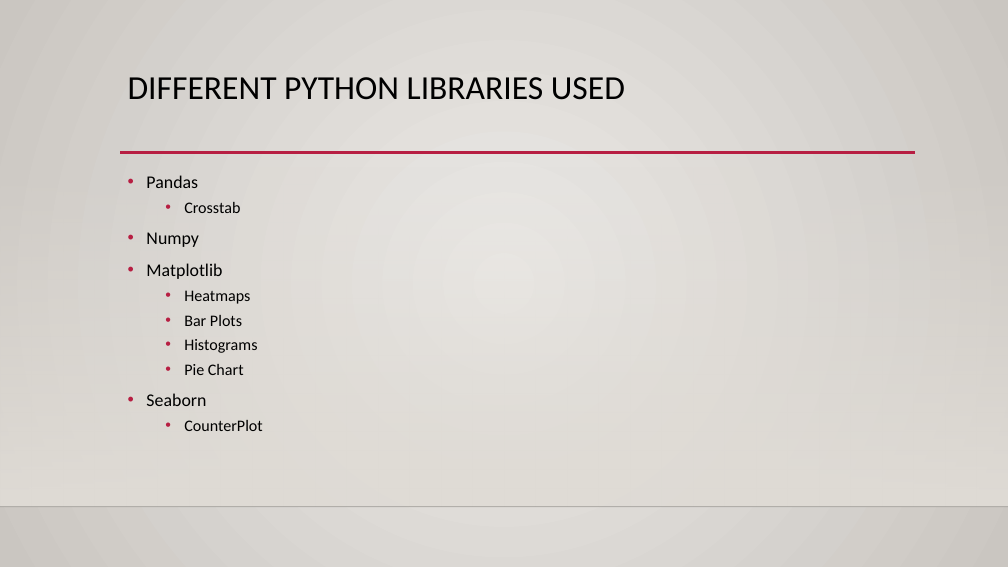
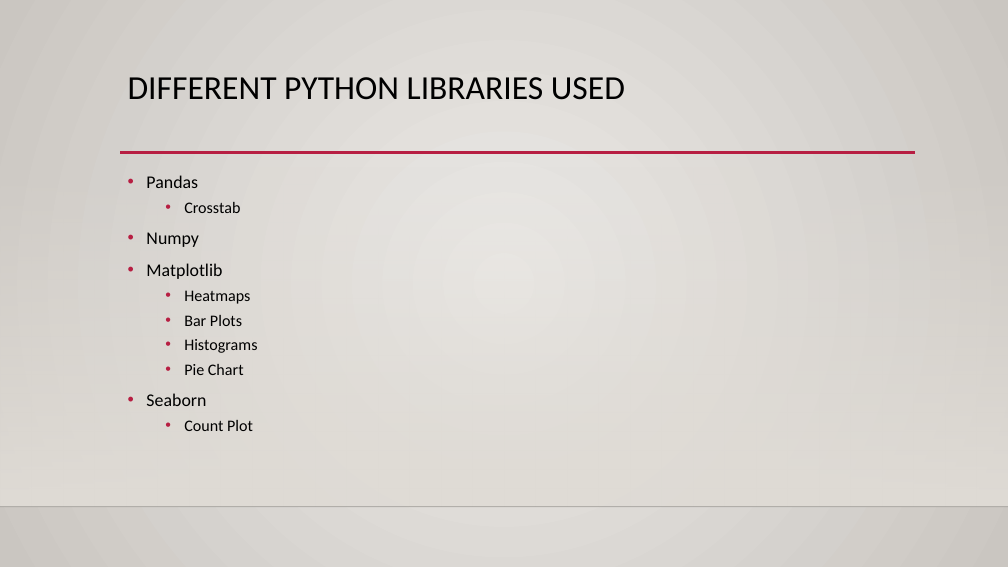
Before and after one commit to jiten-kmar/LendingClubCaseStudy, a slide deck: slide 4 of lending_analysis.pptx. Drawn at 1008x567 pixels with LibreOffice and Linux fonts; fonts in the diff are those of the drawing; background and template pictures are left out. Boxes give left, top, right and bottom in pixels: in the first picture for what was removed or moved away, otherwise in the second. Text is boxed around its words. In the diff, an @@ line names an element or a change of style, - is before the commit and + after.

```diff
--- a/lending_analysis.pptx
+++ b/lending_analysis.pptx
@@ text at (184,420,253,431): text changed @@
-  • CounterPlot
+  • Count Plot
```
Also in this commit, not shown: 2 other slides changed, 7 slides added, 1 slide removed.
